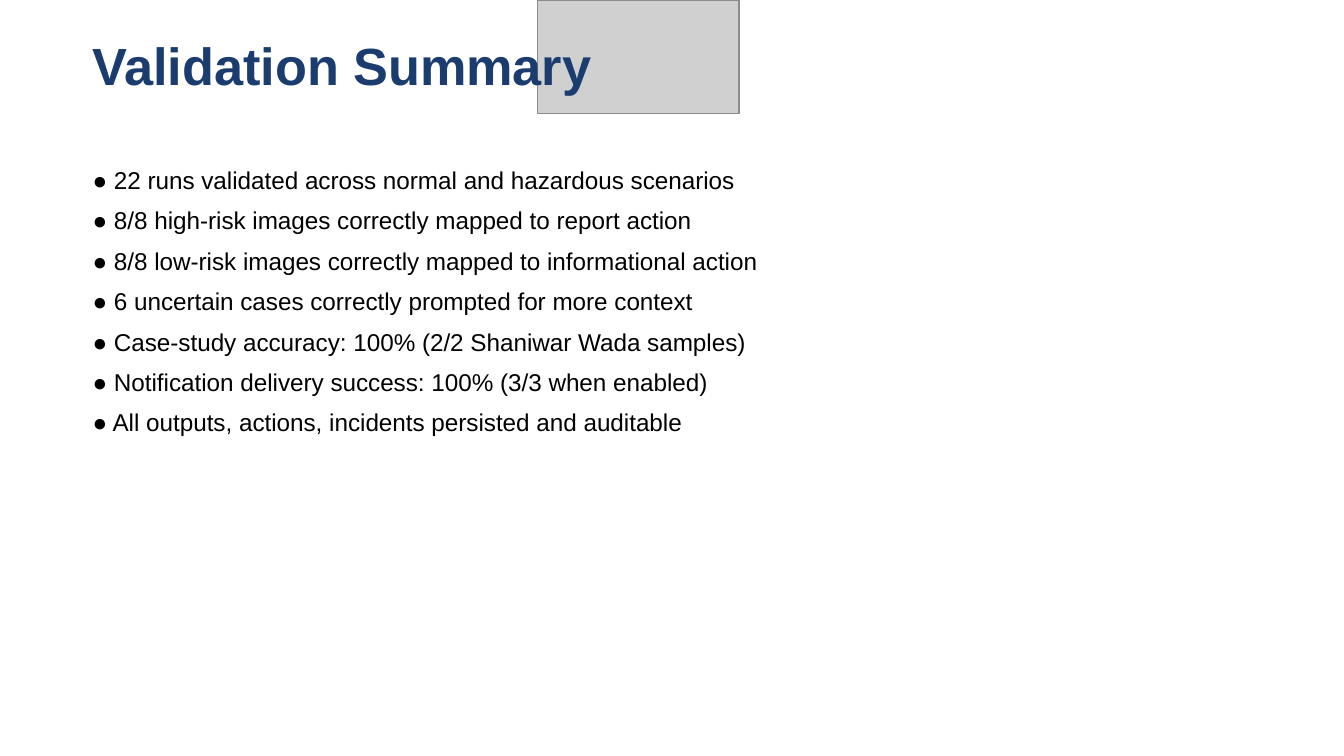
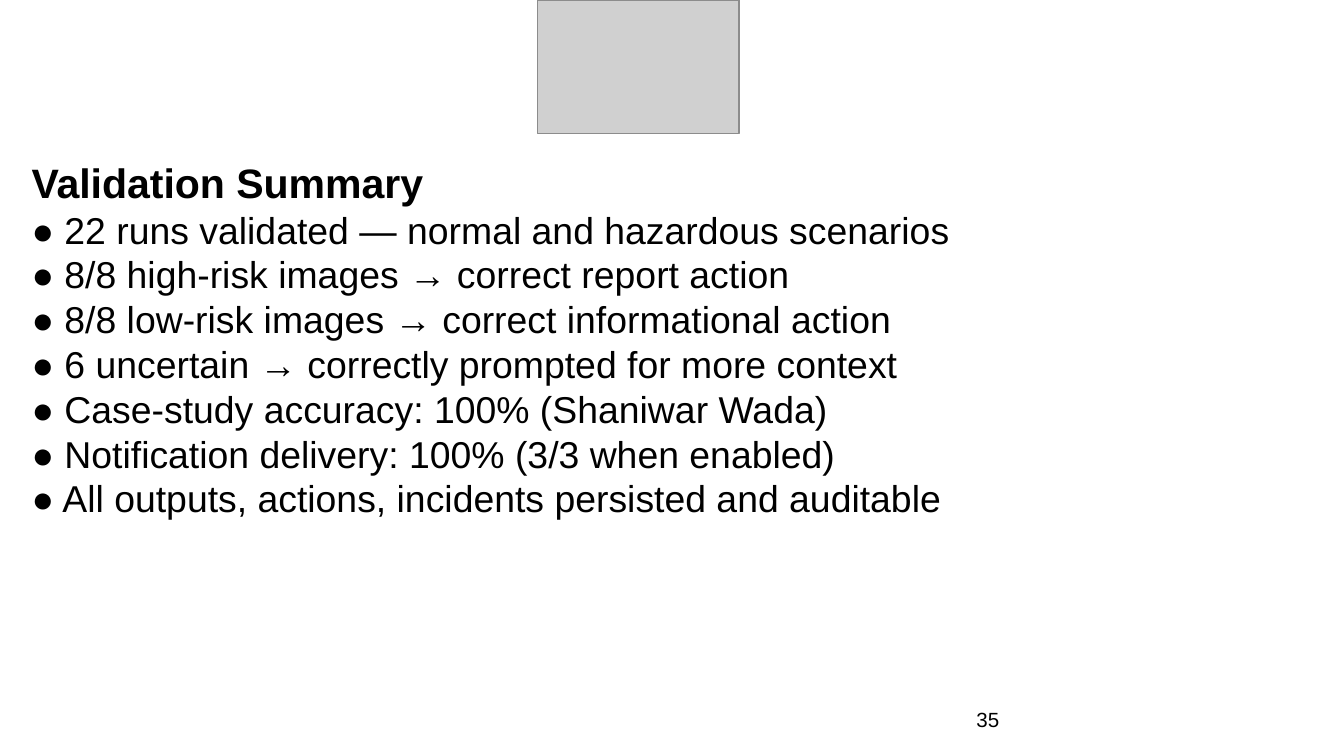
Before and after one commit to nibodhdaware/VisionGPT, a slide deck: slide 35 of paper/stage2_review3_updated.pptx. Drawn at 1344x756 pixels with LibreOffice and Linux fonts; fonts in the diff are those of the drawing; grey boxes stand for pictures. Boxes give left, top, right and bottom in pixels: in the first picture for what was removed or moved away, otherwise in the second. Text is boxed around its words. In the diff, an @@ line names an element or a change of style, - is before the commit and + after.

Commit message:
fix PPTX formatting: 22pt headers, 20pt body, correct EMU positions, new diagrams

```diff
--- a/paper/stage2_review3_updated.pptx
+++ b/paper/stage2_review3_updated.pptx
@@ picture: place and size @@
-picture at [538,0,739,113]
+picture at [538,0,739,134]
@@ text removed at [93,43,591,95] @@
-Validation Summary
@@ text "Validation Summary": place and size @@
-text "Validation Summary" at [113,171,757,436]
+text "Validation Summary" at [32,168,949,520]
@@ text at [32,168,949,475]: text changed; size 13 to 20 pt @@
-● 22 runs validated across normal and hazardous scenarios
-● 8/8 high-risk images correctly mapped to report action
-● 8/8 low-risk images correctly mapped to informational action
-● 6 uncertain cases correctly prompted for more context
-● Case-study accuracy: 100% (2/2 Shaniwar Wada samples)
-● Notification delivery success: 100% (3/3 when enabled)
+Validation Summary
+● 22 runs validated — normal and hazardous scenarios
+● 8/8 high-risk images → correct report action
+● 8/8 low-risk images → correct informational action
+● 6 uncertain → correctly prompted for more context
+● Case-study accuracy: 100% (Shaniwar Wada)
+● Notification delivery: 100% (3/3 when enabled)
@@ text at [62,485,941,520]: size 13 to 20 pt in "● All outputs, actions, incidents persisted and ..."; less space between paragraphs @@
@@ text added at [976,712,999,728], 11 pt, text #000000 @@
+35
```
Also in this commit, not shown: 48 other slides changed, 4 slides added, 4 slides removed.
